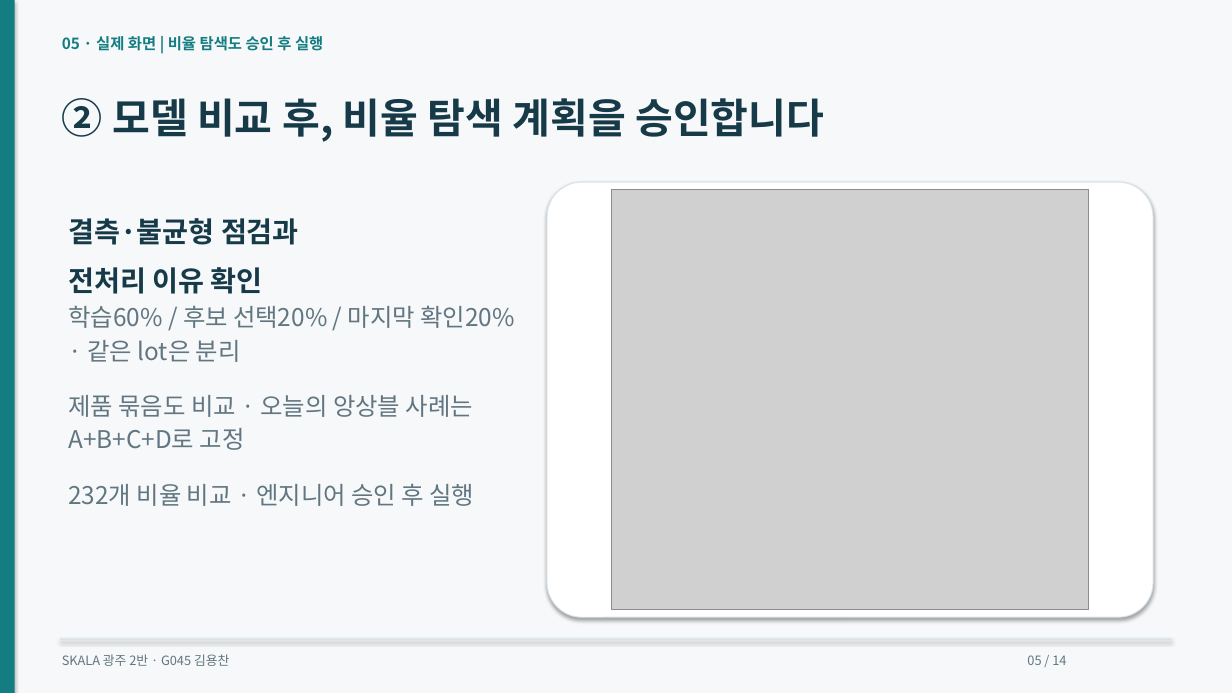
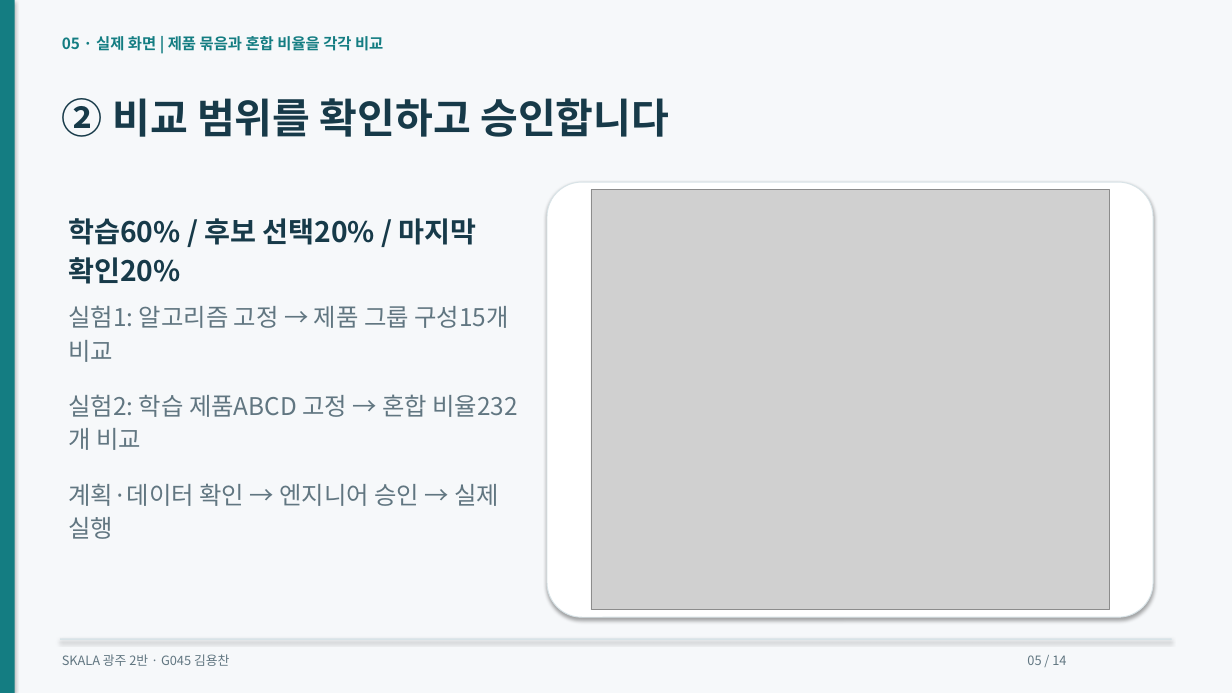
Before and after one commit to dragonchan95/Semiconductor-AI-Agent, a slide deck: slide 5 of docs/G045_Semiconductor_Agent.pptx. Drawn at 1232x693 pixels with LibreOffice and Linux fonts; fonts in the diff are those of the drawing; grey boxes stand for pictures. Boxes give left, top, right and bottom in pixels: in the first picture for what was removed or moved away, otherwise in the second. Text is boxed around its words. In the diff, an @@ line names an element or a change of style, - is before the commit and + after.

```diff
--- a/docs/G045_Semiconductor_Agent.pptx
+++ b/docs/G045_Semiconductor_Agent.pptx
@@ text at bbox=[62, 34, 383, 54]: text changed @@
-05 · 실제 화면 | 비율 탐색도 승인 후 실행
+05 · 실제 화면 | 제품 묶음과 혼합 비율을 각각 비교
@@ text at bbox=[62, 98, 669, 137]: text changed @@
-② 모델 비교 후, 비율 탐색 계획을 승인합니다
+② 비교 범위를 확인하고 승인합니다
@@ picture: place and size @@
-picture at bbox=[612, 189, 1089, 610]
+picture at bbox=[592, 189, 1110, 610]
@@ text at bbox=[68, 218, 477, 284]: text changed @@
-결측·불균형 점검과
-전처리 이유 확인
+학습60% / 후보 선택20% / 마지막 확인20%
@@ text at bbox=[68, 305, 508, 362]: text changed @@
-학습60% / 후보 선택20% / 마지막 확인20% · 같은 lot은 분리
+실험1: 알고리즘 고정 → 제품 그룹 구성15개 비교
@@ text at bbox=[68, 394, 518, 450]: text changed @@
-제품 묶음도 비교 · 오늘의 앙상블 사례는 A+B+C+D로 고정
+실험2: 학습 제품ABCD 고정 → 혼합 비율232개 비교
@@ text at bbox=[68, 483, 499, 539]: text changed @@
-232개 비율 비교 · 엔지니어 승인 후 실행
+계획·데이터 확인 → 엔지니어 승인 → 실제 실행
```
Also in this commit, not shown: 8 other slides changed, 1 slide added, 1 slide removed, 53 other files.
